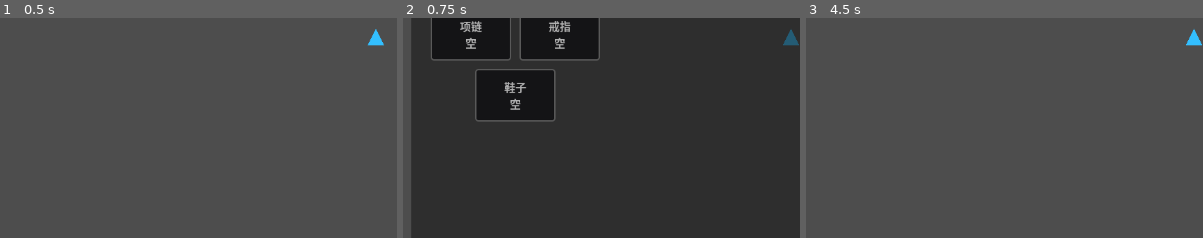
Above: before the commit, frames 1-3 (left to right).
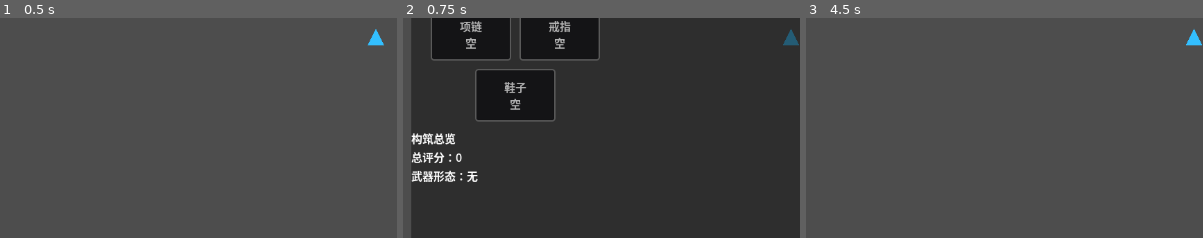
Above: after the commit, the same moments.

Repository: airisuzuki123/RogueLootPrototype
Game: Godot game, scene res://scenes/main.tscn
Same seed, same stepped clock (60 frames per second), same inputs: the game is played once before the commit and once after it.
Inputs (mouse positions are % of the whole screen's width and height, from its top left):
- Up to frame 1 (0.5 s): no input
- Up to frame 2 (0.75 s): tap Enter at 0.5 s; move the mouse to (72, 44) at 0.52 s; hold D (move_right) from 0.53 s (still down); tap B at 0.6 s; click (72, 44) at 0.67 s
- Up to frame 3 (4.5 s): release D (move_right) at 1.25 s; click "普通 0" at 1.25 s; click "魔法 0" at 2 s; click "稀有 0" at 2.75 s; click "分解选中" at 3.5 s; click "关闭" at 4.25 s
The pictures show only the part of the screen within x 8-58%, y 50-100%; the shares and areas given below are measured in that part.

Frame 1 is identical in both runs. In frame 2, 1.3% of the frame differs, in the area x 2-19%, y 52-75%; in frame 3, nothing differs.

Commit message:
Add loadout summary to inventory

Diff:
--- a/scripts/items/equipment_factory.gd
+++ b/scripts/items/equipment_factory.gd
@@ -157,6 +157,55 @@
 			lines.append("%s：无" % slot["label"])
 		else:
 			lines.append("%s：%s 评分 %d" % [slot["label"], equipment["name"], get_score(equipment)])
+	return "\n".join(lines)
+
+static func describe_loadout_summary(equipped_items: Dictionary) -> String:
+	var total_score := 0
+	var profile := {
+		"damage": 0,
+		"max_health": 0,
+		"attack_speed": 0,
+		"move_speed": 0,
+		"critical_chance": 0,
+		"projectile_count": 0,
+		"pierce": 0,
+		"explosion_radius": 0,
+		"life_steal": 0,
+		"gold_bonus": 0
+	}
+	var weapon_form := "无"
+	var weapon_multiplier := 1.0
+	for slot in EQUIPMENT_SLOTS:
+		var slot_id := str(slot["id"])
+		var equipment: Dictionary = equipped_items.get(slot_id, {})
+		if equipment.is_empty():
+			continue
+		total_score += get_score(equipment)
+		var item_profile := _build_combat_profile(equipment)
+		if slot_id == "weapon":
+			weapon_form = str(item_profile["form_name"])
+			weapon_multiplier = float(item_profile["damage_multiplier"])
+		for key in profile.keys():
+			profile[key] = int(profile[key]) + int(item_profile[key])
+	var lines := [
+		"构筑总览",
+		"总评分：%d" % total_score,
+		"武器形态：%s" % weapon_form
+	]
+	var multiplier_delta := int(round((weapon_multiplier - 1.0) * 100.0))
+	if multiplier_delta != 0:
+		var sign := "+" if multiplier_delta > 0 else ""
+		lines.append("伤害倍率：%s%d%%" % [sign, multiplier_delta])
+	_add_summary_value(lines, "伤害", int(profile["damage"]), "")
+	_add_summary_value(lines, "最大生命", int(profile["max_health"]), "")
+	_add_summary_value(lines, "攻击速度", int(profile["attack_speed"]), "%")
+	_add_summary_value(lines, "移动速度", int(profile["move_speed"]), "")
+	_add_summary_value(lines, "暴击率", int(profile["critical_chance"]), "%")
+	_add_summary_value(lines, "吸血", int(profile["life_steal"]), "%")
+	_add_summary_value(lines, "金币获取", int(profile["gold_bonus"]), "%")
+	_add_summary_value(lines, "投射物", int(profile["projectile_count"]), "")
+	_add_summary_value(lines, "穿透", int(profile["pierce"]), "")
+	_add_summary_value(lines, "爆裂范围", int(profile["explosion_radius"]), "")
 	return "\n".join(lines)
 
 static func get_score(equipment: Dictionary) -> int:
@@ -418,6 +467,11 @@
 	var sign := "+" if delta > 0 else ""
 	lines.append("%s：%s%d%%" % [label, sign, delta])
 
+static func _add_summary_value(lines: Array, label: String, value: int, suffix: String) -> void:
+	if value == 0:
+		return
+	lines.append("%s：+%d%s" % [label, value, suffix])
+
 static func _get_primary_change(candidate_profile: Dictionary, current_profile: Dictionary) -> String:
 	var projectile_delta := int(candidate_profile["projectile_count"]) - int(current_profile["projectile_count"])
 	if projectile_delta > 0:
--- a/scripts/ui/hud.gd
+++ b/scripts/ui/hud.gd
@@ -19,6 +19,7 @@
 var inventory_capacity_label: Label
 var inventory_list: GridContainer
 var equipped_slot_buttons: Dictionary = {}
+var loadout_summary_label: Label
 var salvage_rarity_buttons: Dictionary = {}
 var selected_salvage_rarities: Dictionary = {}
 var salvage_selected_button: Button
@@ -325,6 +326,11 @@
 	_add_equipped_slot_row(equipped_column, ["weapon", "armor"])
 	_add_equipped_slot_row(equipped_column, ["necklace", "ring"])
 	_add_equipped_slot_row(equipped_column, ["boots"])
+
+	loadout_summary_label = Label.new()
+	loadout_summary_label.custom_minimum_size = Vector2(280, 150)
+	loadout_summary_label.autowrap_mode = TextServer.AUTOWRAP_WORD_SMART
+	equipped_column.add_child(loadout_summary_label)
 
 	var inventory_column := VBoxContainer.new()
 	inventory_column.custom_minimum_size = Vector2(700, 500)
@@ -450,6 +456,8 @@
 		else:
 			button.text = _get_equipment_icon_text(equipment, is_selected)
 			_apply_equipment_button_style(button, equipment, is_selected)
+	if loadout_summary_label != null:
+		loadout_summary_label.text = EquipmentFactory.describe_loadout_summary(equipped_items)
 
 func _on_equipped_slot_pressed(slot_id: String) -> void:
 	selected_equipment_source = "equipped"
Not shown, changed: README.md
Not shown, changed: docs/design.md
Not shown, changed: docs/development-log.md
Not shown, changed: docs/stage-plan.md
